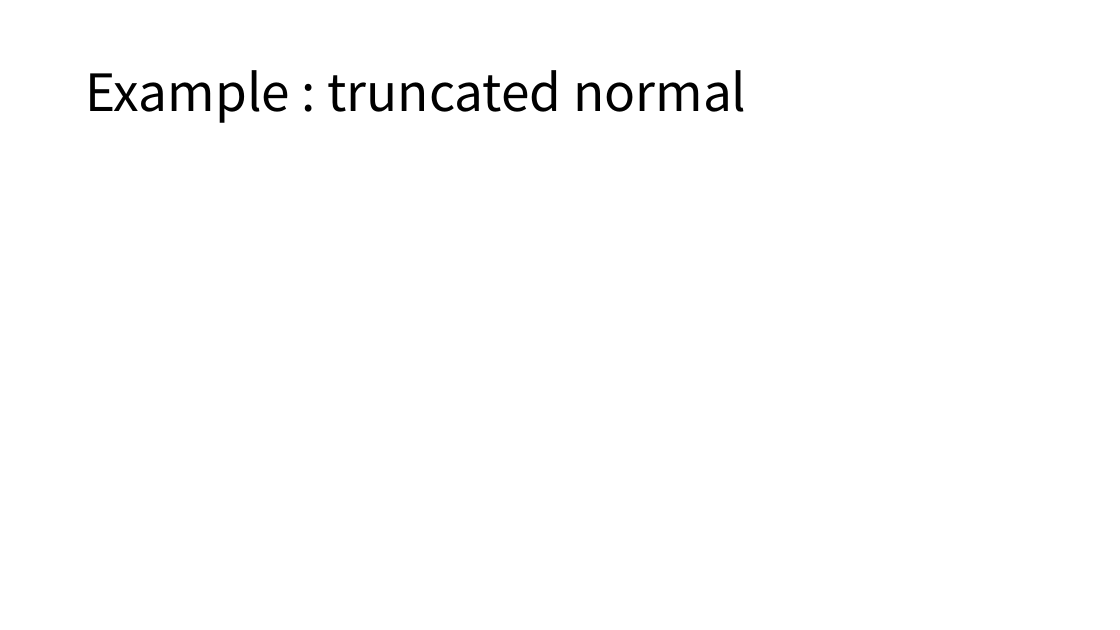
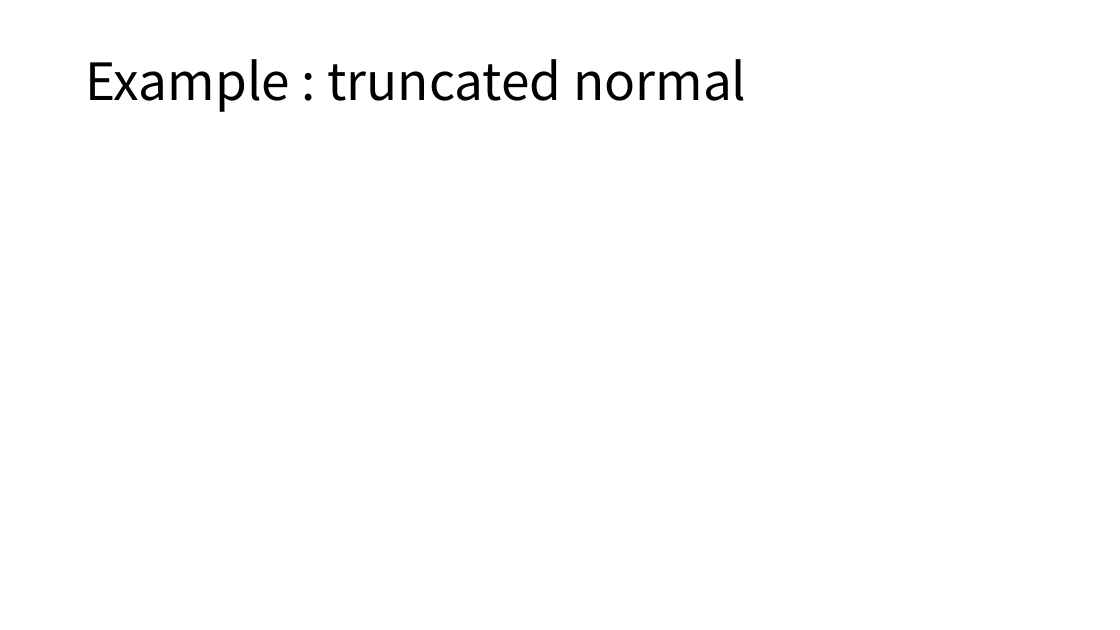
Before and after one commit to ksublee/SSuR, a slide deck: slide 15 of ppt/8.Random variable.pptx. Drawn at 1120x630 pixels with LibreOffice and Linux fonts; fonts in the diff are those of the drawing; grey boxes stand for pictures. Boxes give left, top, right and bottom in pixels: in the first picture for what was removed or moved away, otherwise in the second. Text is boxed around its words. In the diff, an @@ line names an element or a change of style, - is before the commit and + after.

```diff
--- a/ppt/8.Random variable.pptx
+++ b/ppt/8.Random variable.pptx
@@ title "Example : truncated normal": place and size @@
-title "Example : truncated normal" at bbox=[85, 70, 746, 123]
+title "Example : truncated normal" at bbox=[85, 59, 746, 112]
```
Also in this commit, not shown: 1 other slide changed, 8 other files.
